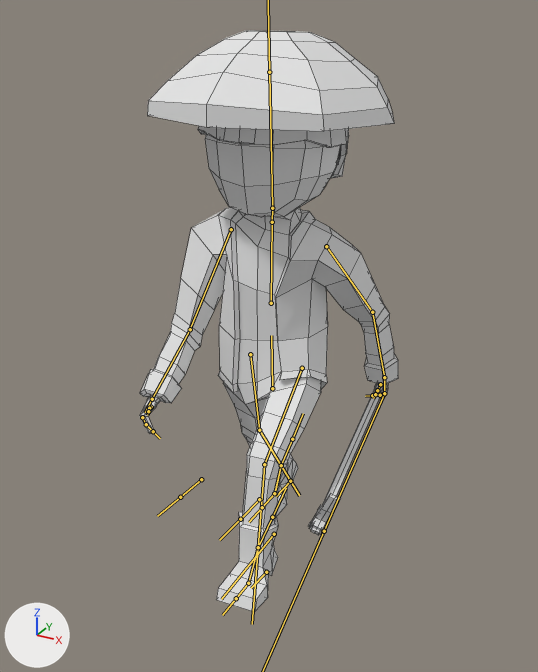
The FBX model Map/Assets/Models/Yamato_civil/yamato_civil_pick.fbx as it was, and as the next commit left it.
Rendered twice from a 50 mm camera at (9.18, -16.84, 7.57) aimed at (0.13, -0.38, -0.65). Every picture has the same lights, and +X, +Y and +Z are marked at lower left. Both versions are drawn at frame 31 of the action 'Armature|Walk.001'; the numbers are the values there. The bones that bend it are drawn over the model as lines. Mesh edges are drawn as thin lines.

Names of what the first picture shows: 'Yamato'.
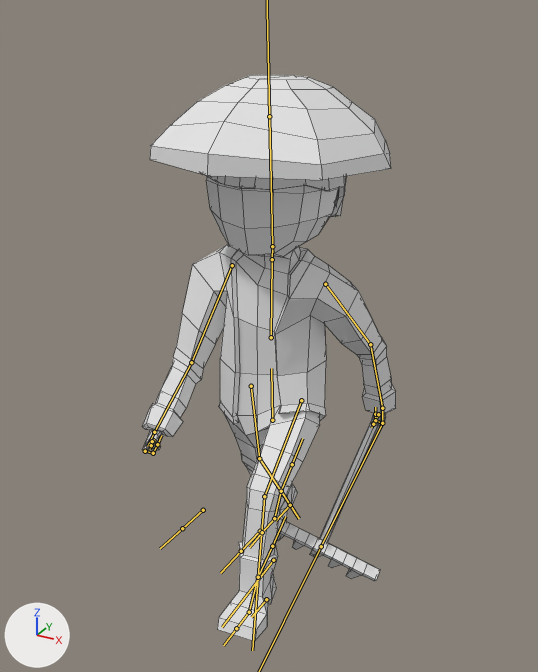
Pixel boxes [x1, y1, x2, y2] of what changed, in the pictures (538 x 672 px):
```json
{"object": "Yamato", "change": "posed", "before": [140, 30, 398, 612], "after": [142, 75, 396, 642]}
{"bone": "dedos_mano_L", "before": "(384, 393) to (380, 395)", "after": "(382, 423) to (375, 420)"}
{"bone": "dedos_mano2_L", "before": "(380, 395) to (372, 395)", "after": "(375, 420) to (375, 414)"}
{"bone": "dedos_mano_R", "before": "(142, 417) to (146, 424)", "after": "(145, 451) to (153, 453)"}
{"bone": "dedos_mano2_R", "before": "(146, 424) to (153, 431)", "after": "(153, 453) to (157, 444)"}
```

Scene script edits in JSON lines:
```json
{"block": "bone_rig_object", "where": "bone_rig_object = bpy.data.objects['Armature']  # the whole rig 'Armature'"}
{"op": "set", "path": "bone_rig_object.location", "old": "(-0.01, 0.01, -7.92)", "new": "(-0.01, 0.0, -8.96)"}
{"block": "bone_dedos_mano_l", "where": "bone_dedos_mano_l = bpy.data.objects['Armature'].pose.bones['dedos_mano_L']  # child of 'mano_L'"}
{"op": "set", "path": "bone_dedos_mano_l.rotation_quaternion", "old": "(1.0, 0.0, 0.0, 0.0)", "new": "(0.929, 0.351, 0.046, -0.105)", "note": "degrees (0, 0, 0) -> degrees (41, 9, -10)"}
{"block": "bone_dedos_mano2_l", "where": "bone_dedos_mano2_l = bpy.data.objects['Armature'].pose.bones['dedos_mano2_L']  # child of 'dedos_mano_L'"}
{"op": "set", "path": "bone_dedos_mano2_l.rotation_quaternion", "old": "(1.0, 0.0, 0.0, 0.0)", "new": "(0.798, 0.584, 0.074, -0.129)", "note": "degrees (0, 0, 0) -> degrees (71, 16, -7)"}
{"block": "bone_dedos_mano_r", "where": "bone_dedos_mano_r = bpy.data.objects['Armature'].pose.bones['dedos_mano_R']  # child of 'mano_R'"}
{"op": "set", "path": "bone_dedos_mano_r.rotation_quaternion", "old": "(1.0, 0.0, 0.0, 0.0)", "new": "(0.929, 0.351, -0.046, 0.105)", "note": "degrees (0, 0, 0) -> degrees (41, -9, 10)"}
{"block": "bone_dedos_mano2_r", "where": "bone_dedos_mano2_r = bpy.data.objects['Armature'].pose.bones['dedos_mano2_R']  # child of 'dedos_mano_R'"}
{"op": "set", "path": "bone_dedos_mano2_r.rotation_quaternion", "old": "(1.0, 0.0, 0.0, 0.0)", "new": "(0.798, 0.584, -0.074, 0.129)", "note": "degrees (0, 0, 0) -> degrees (71, -16, 7)"}
```
